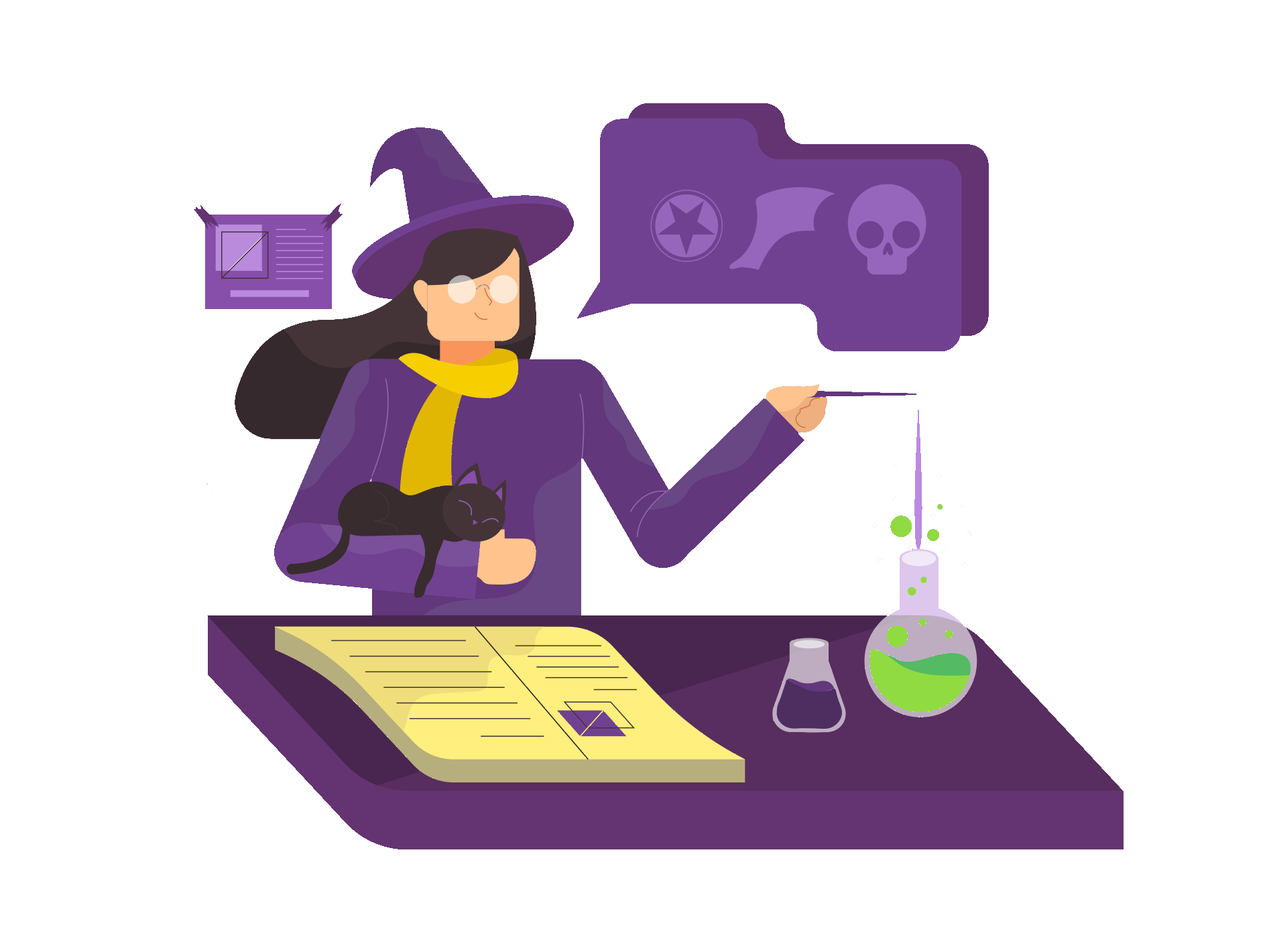
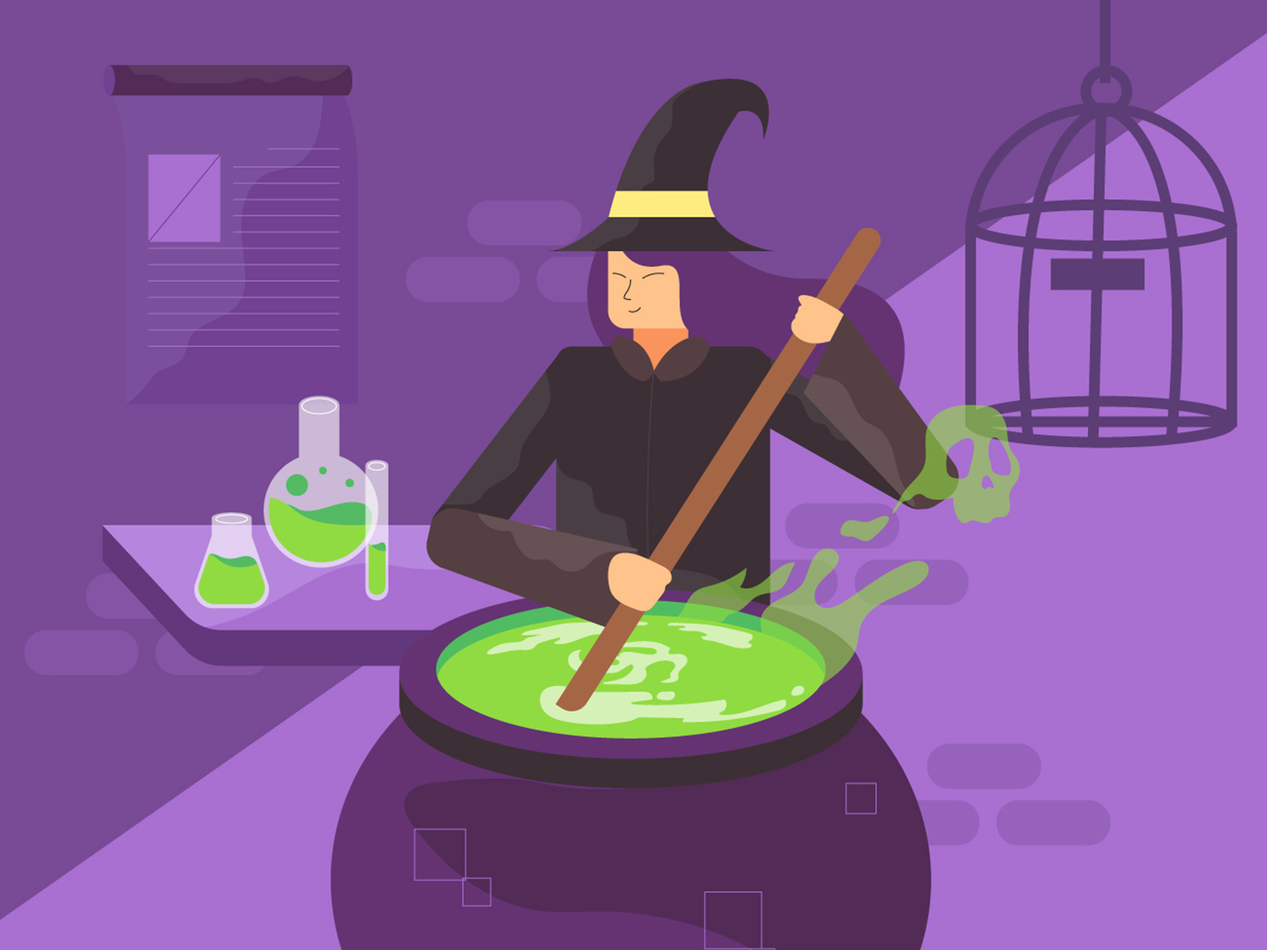
Before/after of a 1267 x 950 layered artwork. What changed in the layer stack:
added layer "witch-making-potion" above "Forma 1" over left=0, top=0, right=1267, bottom=950
hid "Forma 1" over left=772, top=638, right=844, bottom=733
removed layer "witch" over left=193, top=103, right=1124, bottom=850
